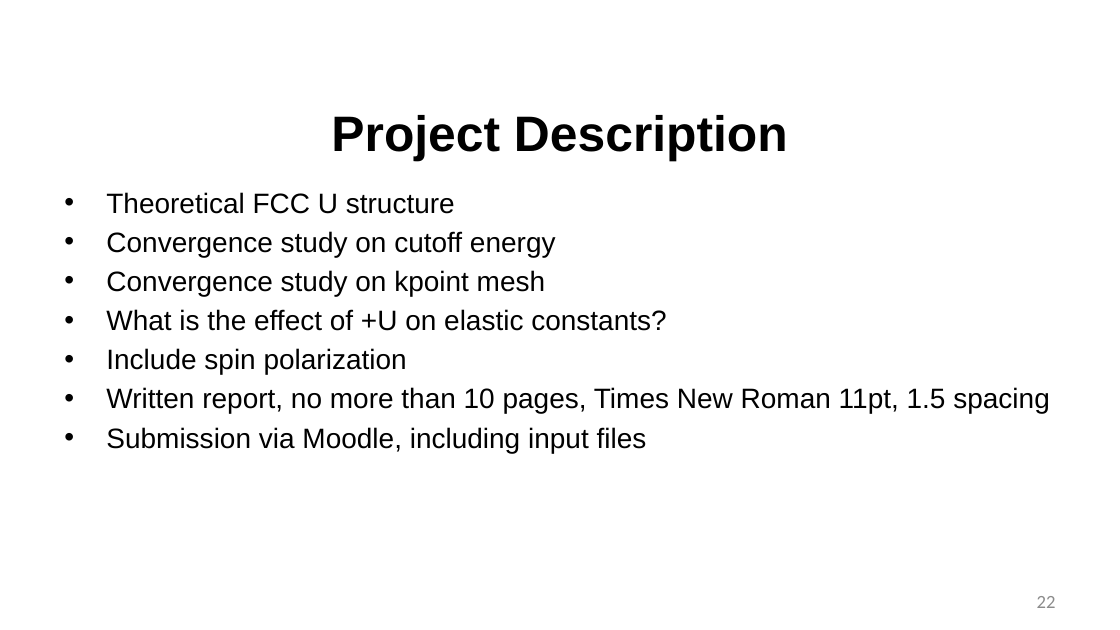
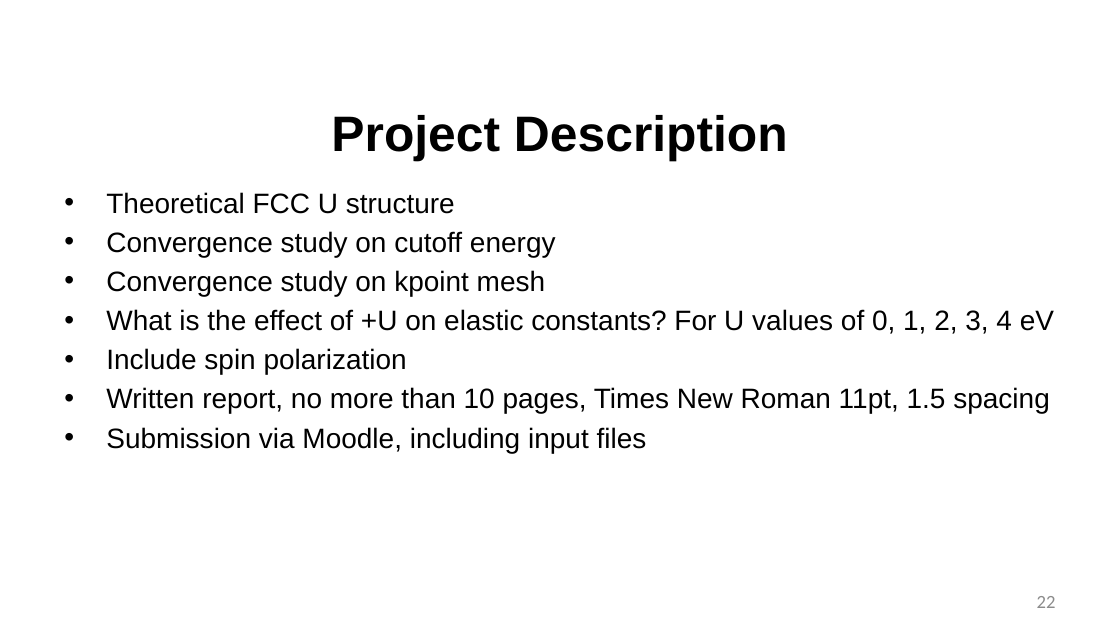
Before and after one commit to benbeeler/TEACHING, a slide deck: slide 22 of Advanced Reactor Materials/Lec13_DFT.pptx. Drawn at 1120x630 pixels with LibreOffice and Linux fonts; fonts in the diff are those of the drawing; background and template pictures are left out. Boxes give left, top, right and bottom in pixels: in the first picture for what was removed or moved away, otherwise in the second. Text is boxed around its words. In the diff, an @@ line names an element or a change of style, - is before the commit and + after.

```diff
--- a/Advanced Reactor Materials/Lec13_DFT.pptx
+++ b/Advanced Reactor Materials/Lec13_DFT.pptx
@@ text at (106, 309, 1054, 334): text changed @@
-• What is the effect of +U on elastic constants?
+• What is the effect of +U on elastic constants? For U values of 0, 1, 2, 3, 4 eV
```
Also in this commit, not shown: 1 other slide changed, 1 slide added, 5 other files.
